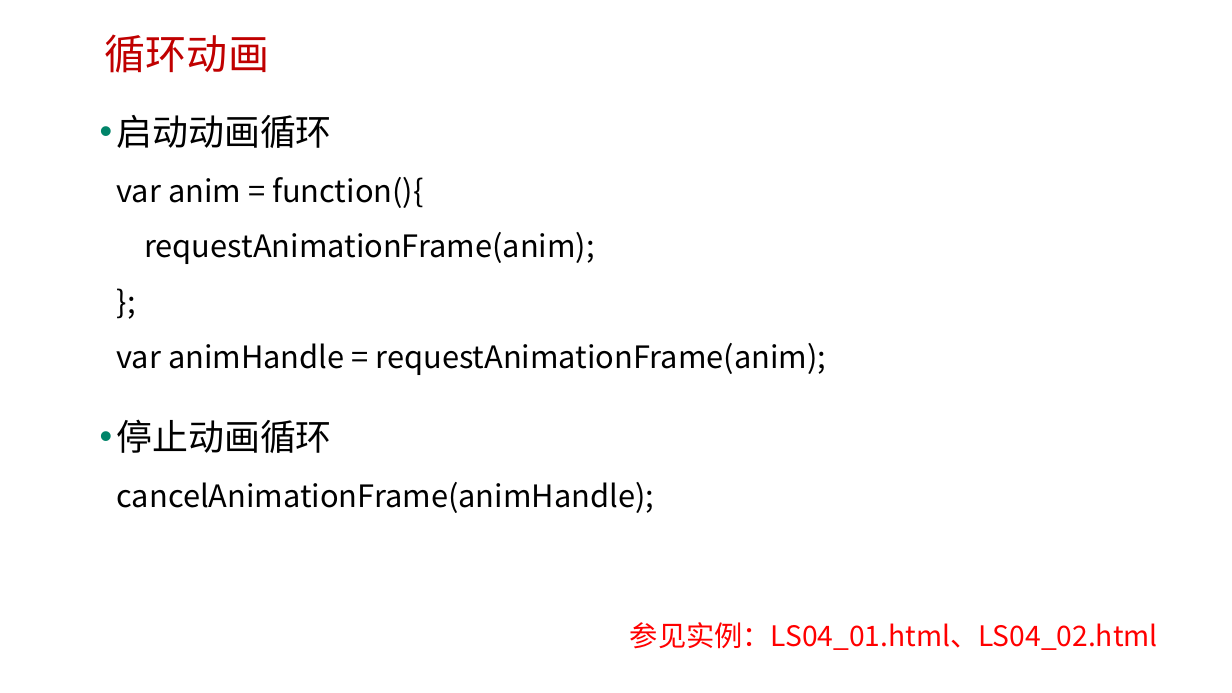
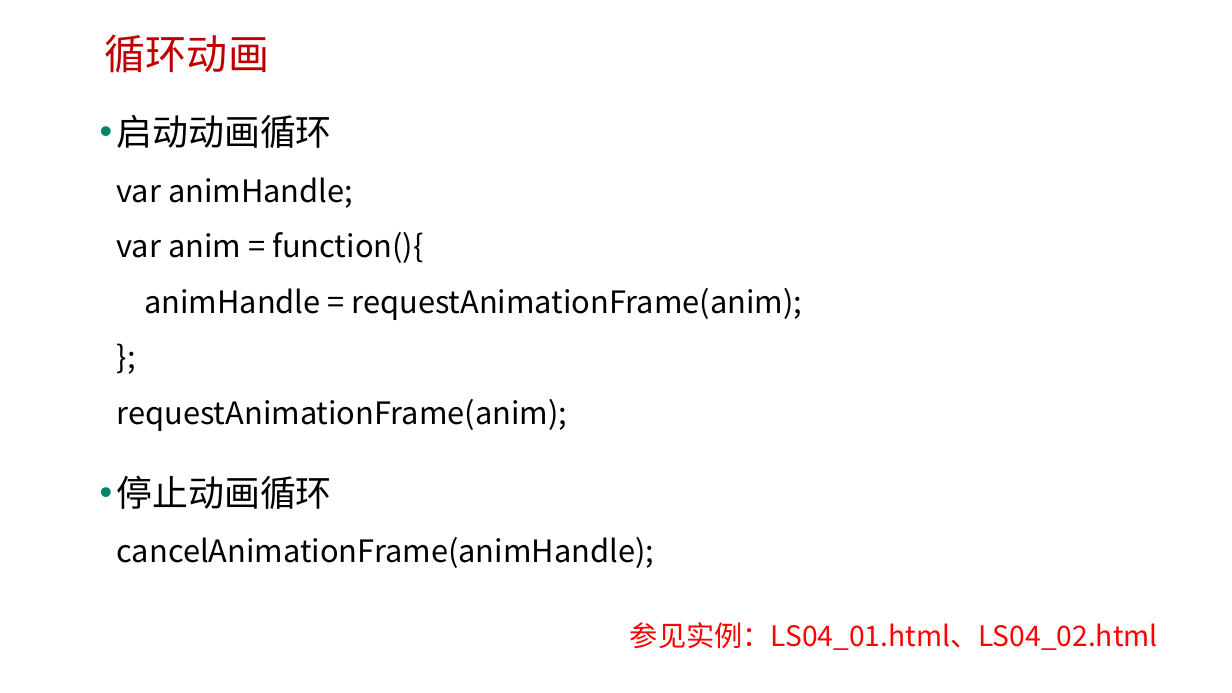
Before and after one commit to edu2act/course-H5-Animation-and-Game-Development, a slide deck: slide 6 of materials/slides/ch04.pptx. Drawn at 1232x693 pixels with LibreOffice and Linux fonts; fonts in the diff are those of the drawing; background and template pictures are left out. Boxes give left, top, right and bottom in pixels: in the first picture for what was removed or moved away, otherwise in the second. Text is boxed around its words. In the diff, an @@ line names an element or a change of style, - is before the commit and + after.

```diff
--- a/materials/slides/ch04.pptx
+++ b/materials/slides/ch04.pptx
@@ text at <box>117,115,803,431</box>: text changed @@
-• 启动动画循环
-  var anim = function(){
-  requestAnimationFrame(anim);
-  };
-  var animHandle = requestAnimationFrame(anim);
+• 启动动画循环
+  var animHandle;
+  var anim = function(){
+  animHandle = requestAnimationFrame(anim);
+  };
+  requestAnimationFrame(anim);
```
Also in this commit, not shown: 1 other slide changed, 1 slide added, 13 other files.
